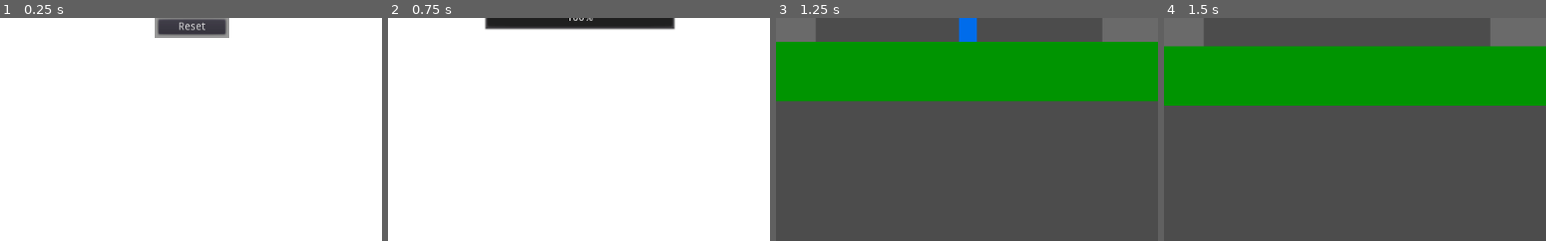
Above: before the commit, frames 1-4 (left to right).
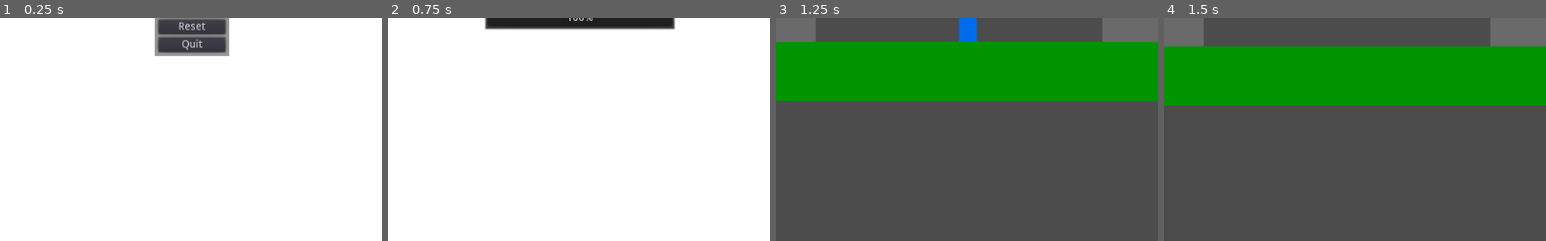
Above: after the commit, the same moments.

Repository: jfdoming/Project-B
Game: Godot game, scene res://scenes/Start.tscn
Two runs of this game, one before a commit and one after it. Both use one fixed random seed, a clock stepped at 60 frames per second and the inputs below.
Inputs (mouse positions are % of the whole screen's width and height, from its top left):
- Up to frame 1 (0.25 s): no input
- Up to frame 2 (0.75 s): click "Start" at 0.5 s
- Up to frame 3 (1.25 s): no input
- Up to frame 4 (1.5 s): move the mouse to (72, 45) at 1.27 s; hold Right (ui_right) from 1.28 s (still down); tap Space (ui_select) at 1.35 s
The pictures show only the part of the screen within x 25-75%, y 50-100%; the shares and areas given below are measured in that part.

The runs differ from the first frame. In frame 1, 1.7% of the frame differs, in the area x 40-60%, y 8-18%; in frame 2, nothing differs; in frame 3, nothing differs; in frame 4, nothing differs.

Commit message:
Add quit button

Diff:
--- a/scenes/Start.gd
+++ b/scenes/Start.gd
@@ -6,3 +6,7 @@
 
 func _on_ResetButton_pressed():
 	Root.delete_game()
+
+
+func _on_QuitButton_pressed():
+	get_tree().quit()
--- a/scenes/Start.tscn
+++ b/scenes/Start.tscn
@@ -1,8 +1,14 @@
-[gd_scene load_steps=3 format=2]
+[gd_scene load_steps=5 format=2]
 
 [ext_resource path="res://scenes/Start.gd" type="Script" id=1]
 
 [sub_resource type="StyleBoxFlat" id=1]
+
+[sub_resource type="InputEventAction" id=2]
+action = "ui_select"
+
+[sub_resource type="ShortCut" id=3]
+shortcut = SubResource( 2 )
 
 [node name="Start" type="CanvasLayer"]
 script = ExtResource( 1 )
@@ -30,7 +36,7 @@
 
 [node name="MarginContainer" type="MarginContainer" parent="Buttons"]
 margin_right = 100.0
-margin_bottom = 54.0
+margin_bottom = 78.0
 custom_constants/margin_right = 5
 custom_constants/margin_top = 5
 custom_constants/margin_left = 5
@@ -43,12 +49,13 @@
 margin_left = 5.0
 margin_top = 5.0
 margin_right = 95.0
-margin_bottom = 49.0
+margin_bottom = 73.0
 
 [node name="StartButton" type="Button" parent="Buttons/MarginContainer/VBoxContainer"]
 margin_right = 90.0
 margin_bottom = 20.0
 size_flags_horizontal = 3
+shortcut = SubResource( 3 )
 text = "Start"
 __meta__ = {
 "_edit_use_anchors_": false
@@ -63,5 +70,16 @@
 __meta__ = {
 "_edit_use_anchors_": false
 }
+
+[node name="QuitButton" type="Button" parent="Buttons/MarginContainer/VBoxContainer"]
+margin_top = 48.0
+margin_right = 90.0
+margin_bottom = 68.0
+size_flags_horizontal = 3
+text = "Quit"
+__meta__ = {
+"_edit_use_anchors_": false
+}
 [connection signal="pressed" from="Buttons/MarginContainer/VBoxContainer/StartButton" to="." method="_on_StartButton_pressed"]
 [connection signal="pressed" from="Buttons/MarginContainer/VBoxContainer/ResetButton" to="." method="_on_ResetButton_pressed"]
+[connection signal="pressed" from="Buttons/MarginContainer/VBoxContainer/QuitButton" to="." method="_on_QuitButton_pressed"]
